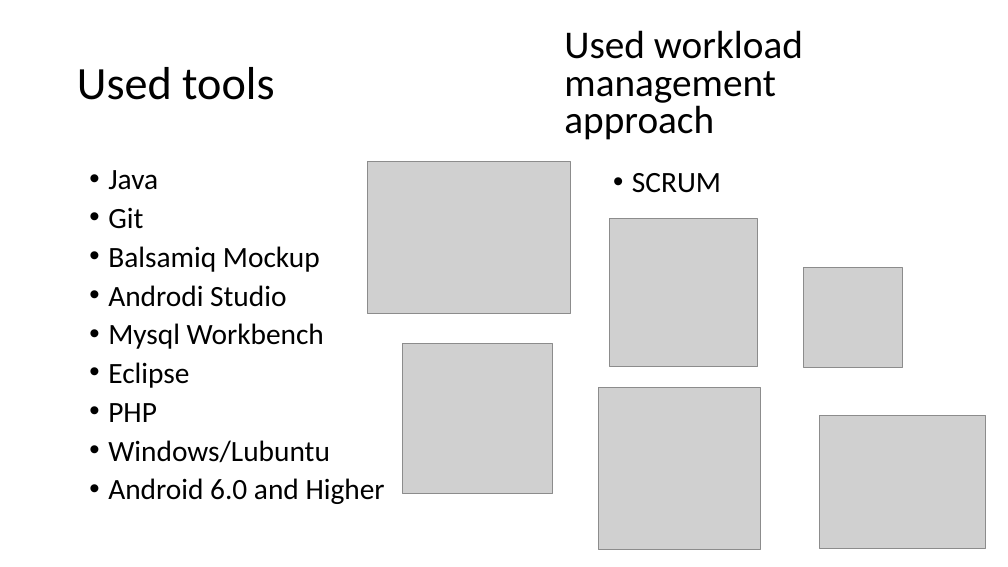
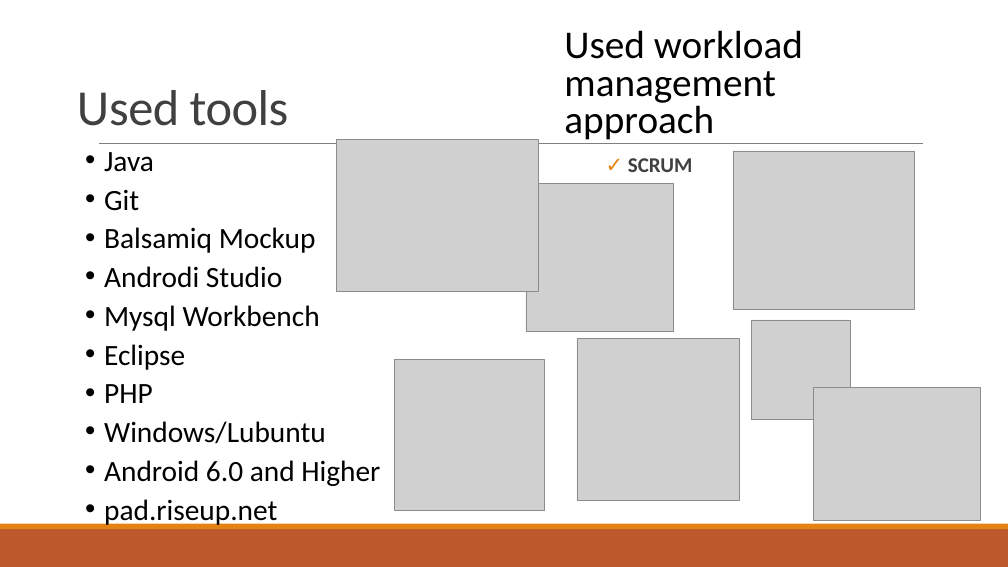
Before and after one commit to bricht/piens-un-maize, a slide deck: slide 3 of presentation/MilknBread.pptx. Drawn at 1008x567 pixels with LibreOffice and Linux fonts; fonts in the diff are those of the drawing; grey boxes stand for pictures. Boxes give left, top, right and bottom in pixels: in the first picture for what was removed or moved away, otherwise in the second. Text is boxed around its words. In the diff, an @@ line names an element or a change of style, - is before the commit and + after.

```diff
--- a/presentation/MilknBread.pptx
+++ b/presentation/MilknBread.pptx
@@ title "Used tools" at [77, 90, 289, 126]: size 44 to 48 pt, text colour #000000 to #404040, letter spacing 0 to -0.5 pt; line spacing 0.9 to 0.85; vertical alignment middle to bottom @@
@@ text "Java": place and size @@
-text "Java" at [108, 170, 385, 504]
+text "Java" at [104, 152, 380, 527]
@@ line added from (99, 144) to (923, 144), #808080 0.5 pt @@
@@ picture: place and size @@
-picture at [368, 162, 570, 314]
+picture at [337, 140, 539, 292]
@@ text "SCRUM": place and size @@
-text "SCRUM" at [632, 173, 721, 193]
+text "SCRUM" at [628, 158, 693, 172]
@@ text "SCRUM" at [628, 158, 693, 172]: size 28 to 20 pt, text colour #000000 to #404040, bold on; bullet • to ✓; more space between paragraphs @@
@@ picture added at [734, 151, 915, 310] @@
@@ picture: place and size @@
-picture at [610, 219, 758, 367]
+picture at [526, 184, 675, 332]
@@ picture: place and size @@
-picture at [803, 268, 902, 367]
+picture at [752, 320, 851, 419]
@@ picture: place and size @@
-picture at [599, 387, 761, 549]
+picture at [577, 338, 739, 500]
@@ picture: place and size @@
-picture at [402, 343, 553, 494]
+picture at [394, 360, 544, 510]
@@ picture: place and size @@
-picture at [820, 415, 986, 548]
+picture at [814, 387, 980, 520]
@@ text at [104, 499, 277, 527]: paragraph added @@
+• pad.riseup.net
@@ rectangle added at [0, 529, 1008, 567], fill #BD582C @@
@@ rectangle added at [0, 524, 1008, 529], fill #E48312 @@
```
Also in this commit, not shown: 9 other slides changed, 1 other file.
